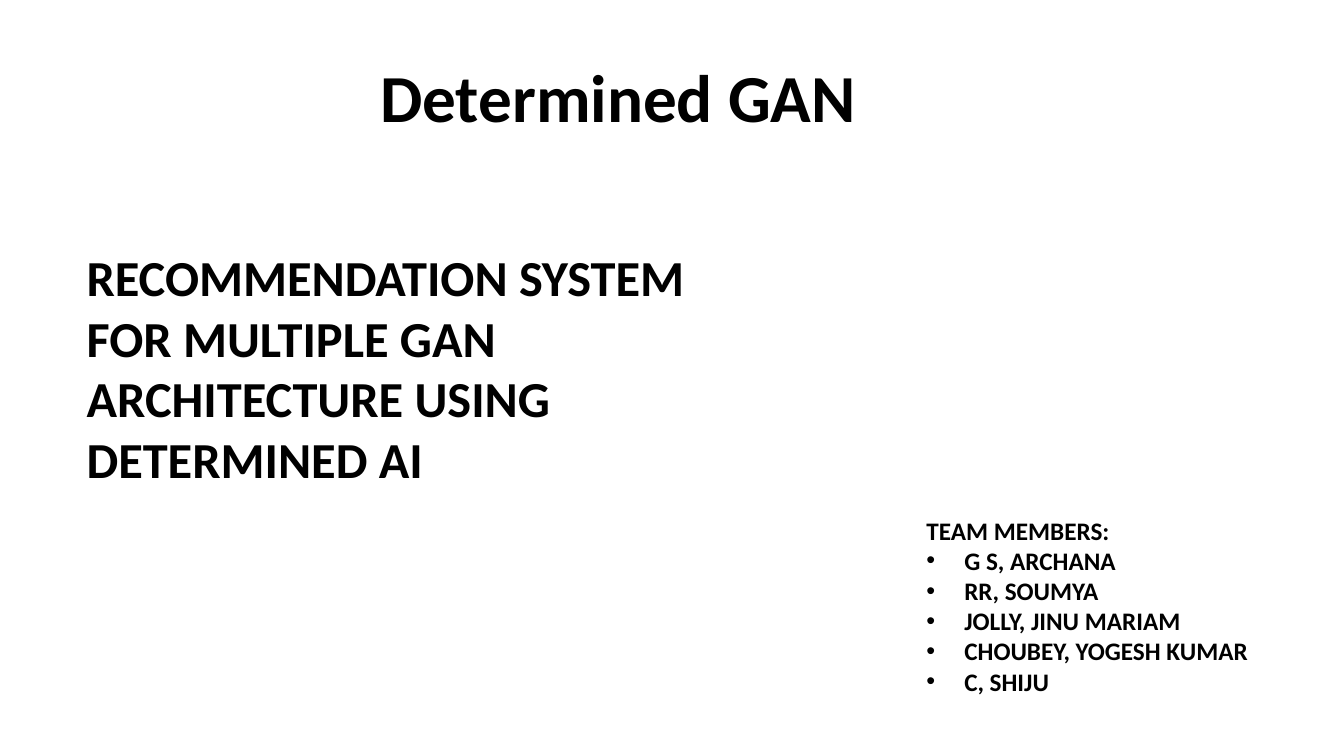
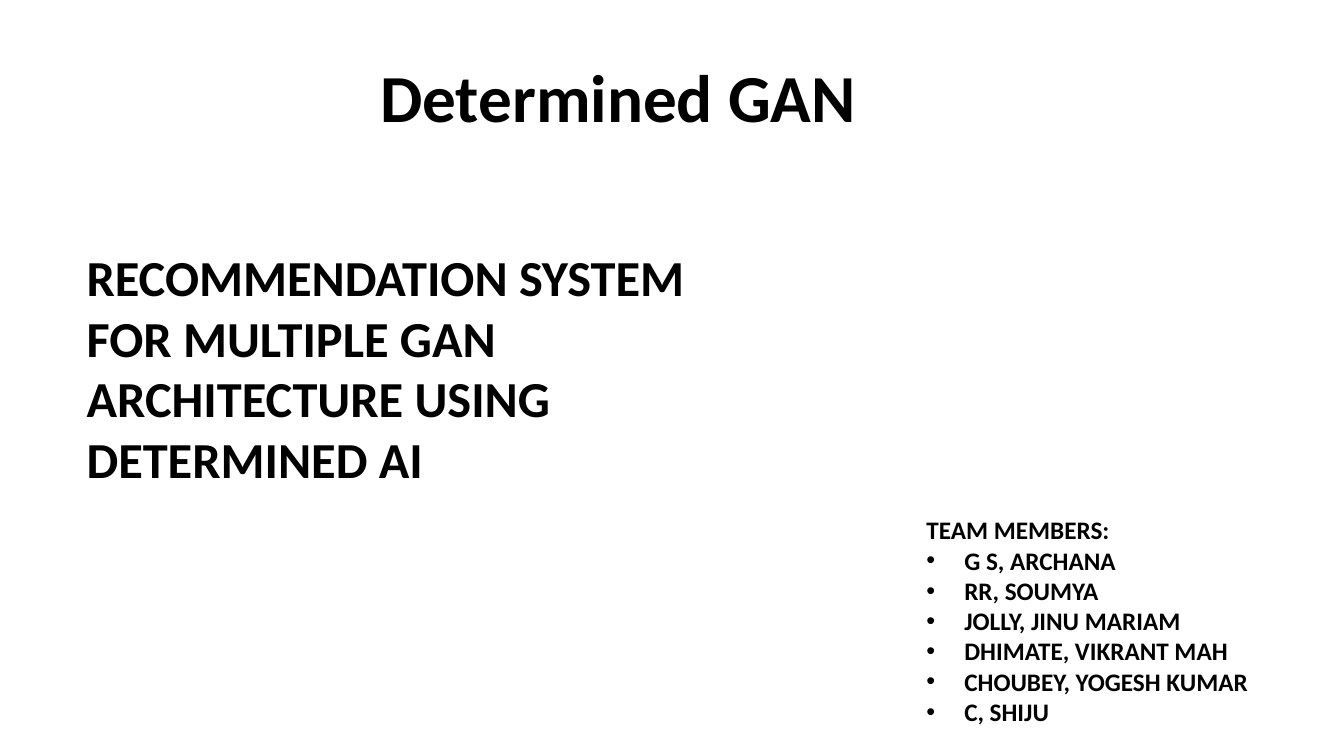
Before and after one commit to ARCHANAGSR/Determined-GAN, a slide deck: slide 1 of DETERMINED-GAN.pptm. Drawn at 1344x756 pixels with LibreOffice and Linux fonts; fonts in the diff are those of the drawing; background and template pictures are left out. Boxes give left, top, right and bottom in pixels: in the first picture for what was removed or moved away, otherwise in the second. Text is boxed around its words. In the diff, an @@ line names an element or a change of style, - is before the commit and + after.

Commit message:
updated changes

```diff
--- a/DETERMINED-GAN.pptm
+++ b/DETERMINED-GAN.pptm
@@ text at [964,643,1227,663]: paragraph added @@
+• DHIMATE, VIKRANT MAH
```
Also in this commit, not shown: 1 other slide changed, 1 slide added.
